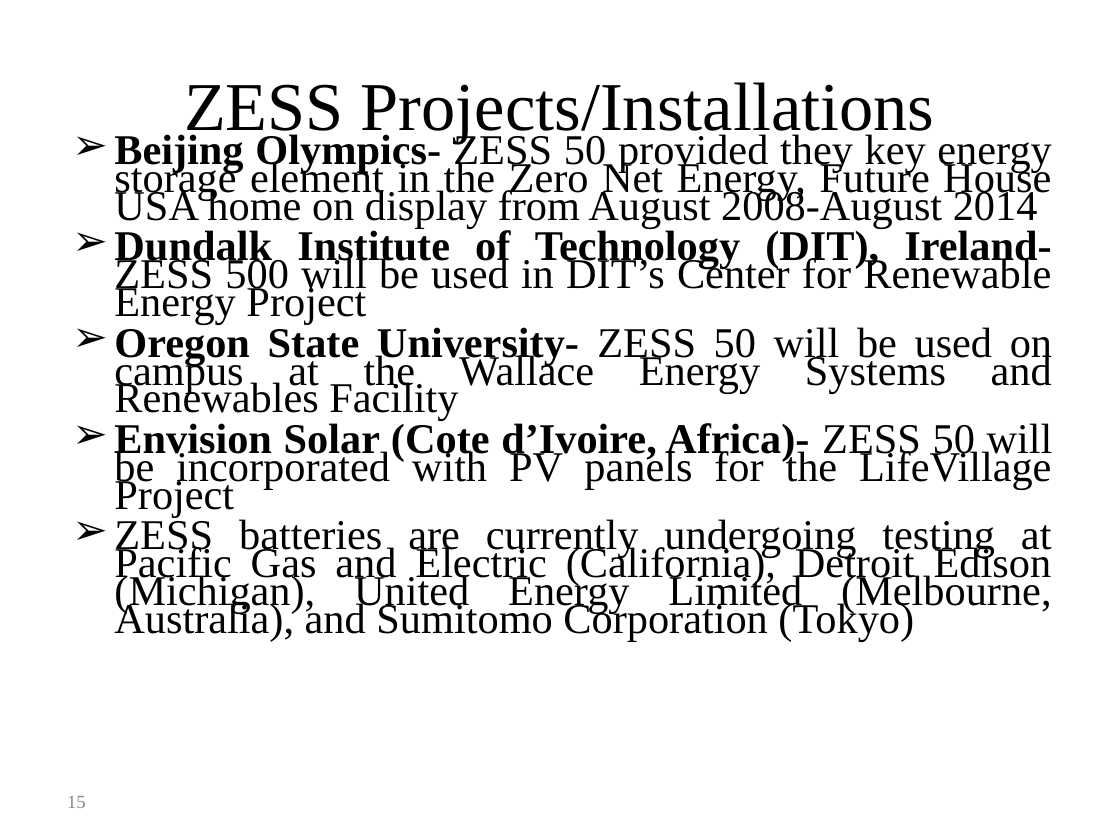
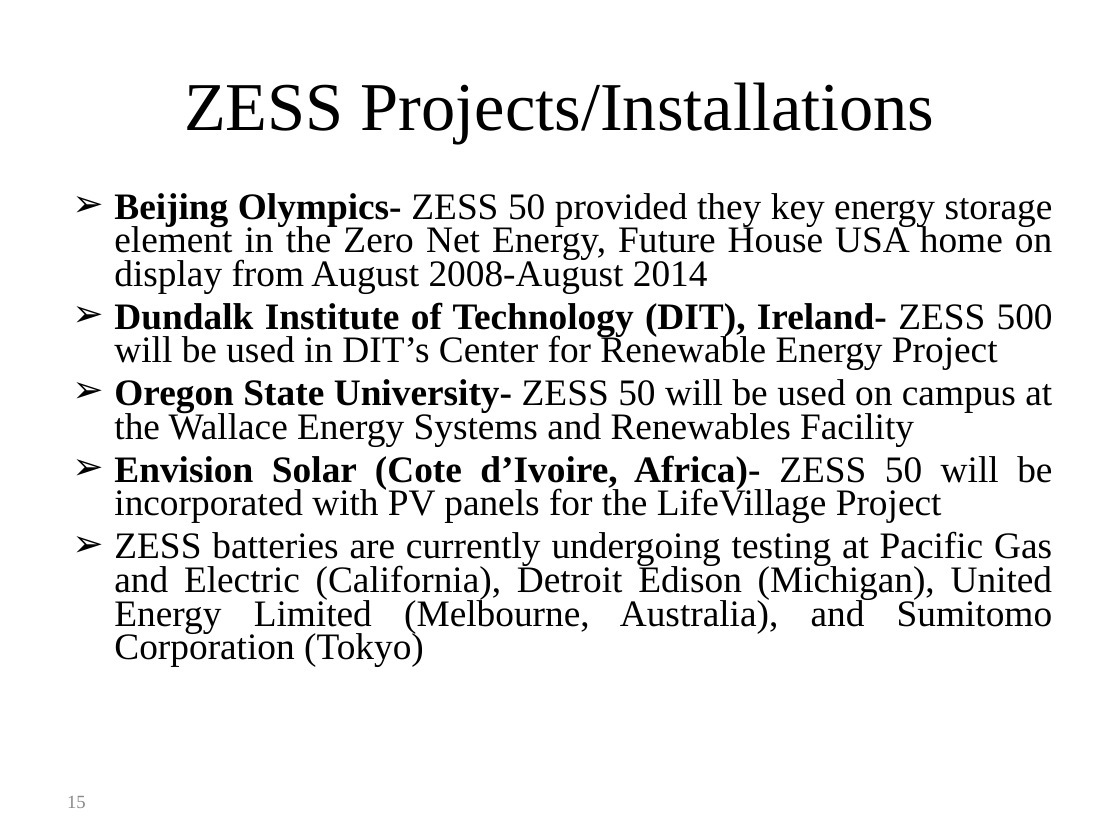
Before and after one commit to gridlab-d/course, a slide deck: slide 15 of Distribution_Analysis_Course/4.0 - Energy_Storage_and_PHEVs.ppt. Drawn at 1120x840 pixels with LibreOffice and Linux fonts; fonts in the diff are those of the drawing. Boxes give left, top, right and bottom in pixels: in the first picture for what was removed or moved away, otherwise in the second. Text is boxed around its words. In the diff, an @@ line names an element or a change of style, - is before the commit and + after.

```diff
--- a/Distribution_Analysis_Course/4.0 - Energy_Storage_and_PHEVs.ppt
+++ b/Distribution_Analysis_Course/4.0 - Energy_Storage_and_PHEVs.ppt
@@ text "Beijing Olympics- ZESS 50 provided ..." moved from (x1=114, y1=131, x2=1053, y2=642) to (x1=114, y1=193, x2=1053, y2=666) @@
@@ text "Beijing Olympics- ZESS 50 provided ..." at (x1=114, y1=193, x2=1053, y2=666): size 27.2 to 24 pt; line spacing 0.55 to 0.75; less space between paragraphs @@
```
Also in this commit, not shown: 10 other slides changed, 4 slides added, 7 slides removed.
